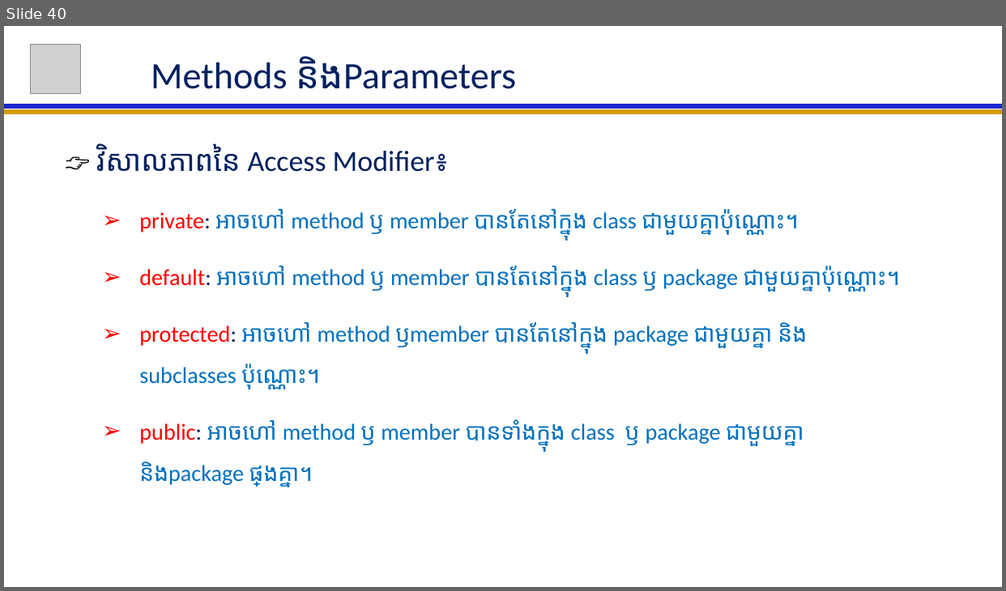
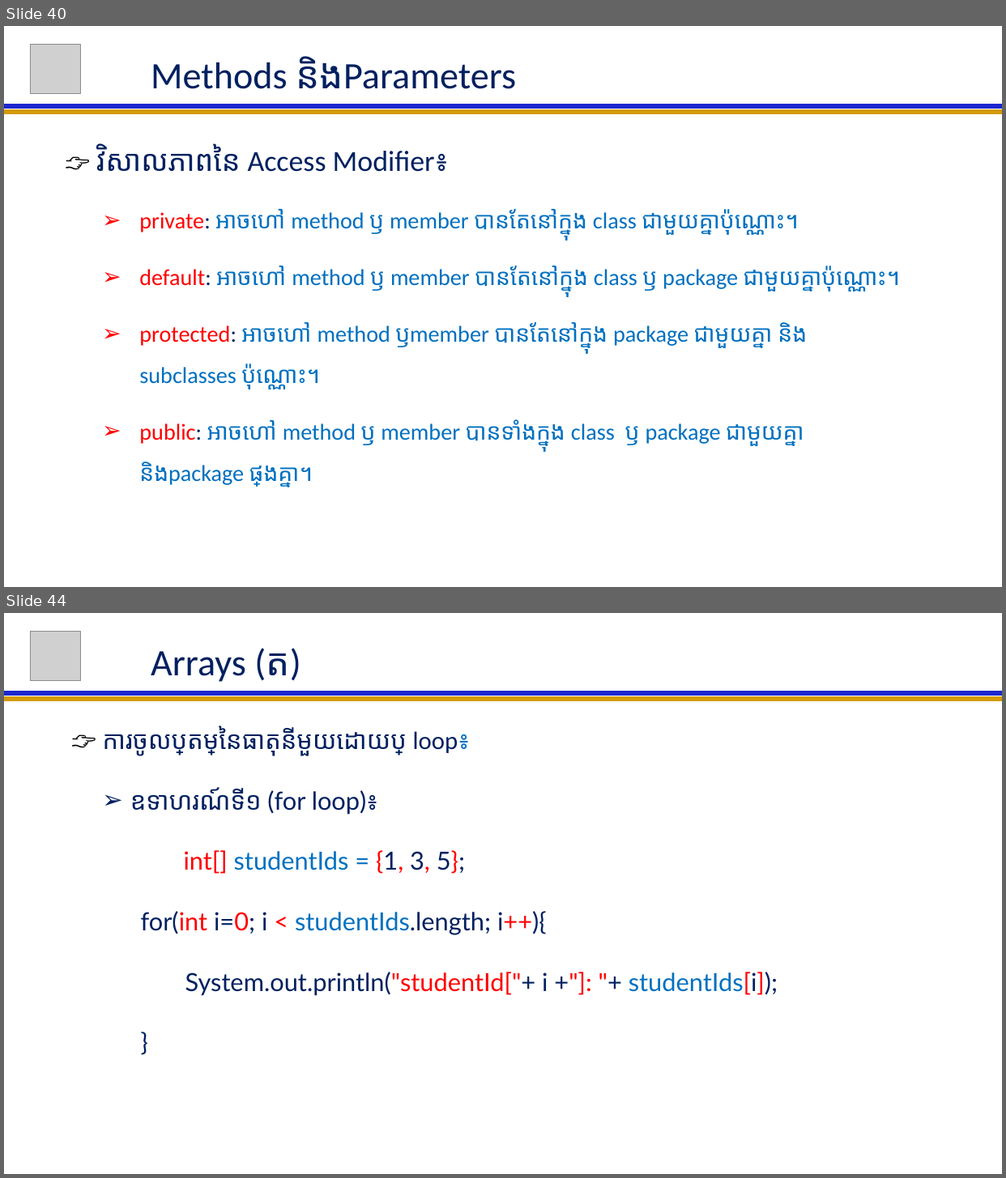
Before and after one commit to NGOUNCHHENGHY/ACLEDA-Java-For-Beginer, a slide deck: Java For Beginer Lession.pptx. Shown one above the other, each under a label of ours: slide 40 before the commit, slides 40 and 44 after it; the slides between them are not shown. The pictures are 1006x591 and 1006x1178 pixels, drawn with LibreOffice and Linux fonts; fonts in the diff are those of the drawing; grey boxes stand for pictures. Boxes give left, top, right and bottom in pixels: in the first picture for what was removed or moved away, otherwise in the second. Text is boxed around its words. In the diff, an @@ line names an element or a change of style, - is before the commit and + after.

```diff
--- a/Java For Beginer Lession.pptx
+++ b/Java For Beginer Lession.pptx
@@ slide 44 added at box(4, 613, 1002, 1174), background #FFFFFF @@
@@ picture added at box(31, 631, 80, 680) @@
@@ title added at box(151, 648, 300, 682), 36 pt, text #002060 @@
+Arrays (ត)
@@ line added from (4, 699) to (1002, 699), #D49B06 4.5 pt @@
@@ line added from (4, 693) to (1002, 693), #1C27CF 4.5 pt @@
@@ subtitle added at box(103, 726, 778, 996), 24 pt, text #002060 @@
+👉 ការចូលប្រើតម្លៃនៃធាតុនីមួយដោយប្រើ loop៖
+  ➢ ឧទាហរណ៍ទី១ (for loop)៖
+  int[] studentIds = {1, 3, 5};
+  for(int i=0; i < studentIds.length; i++){
+  System.out.println("studentId["+ i +"]: "+ studentIds[i]);
+  }
```
Also in this commit, not shown: 2 slides changed, 3 other slides added.
